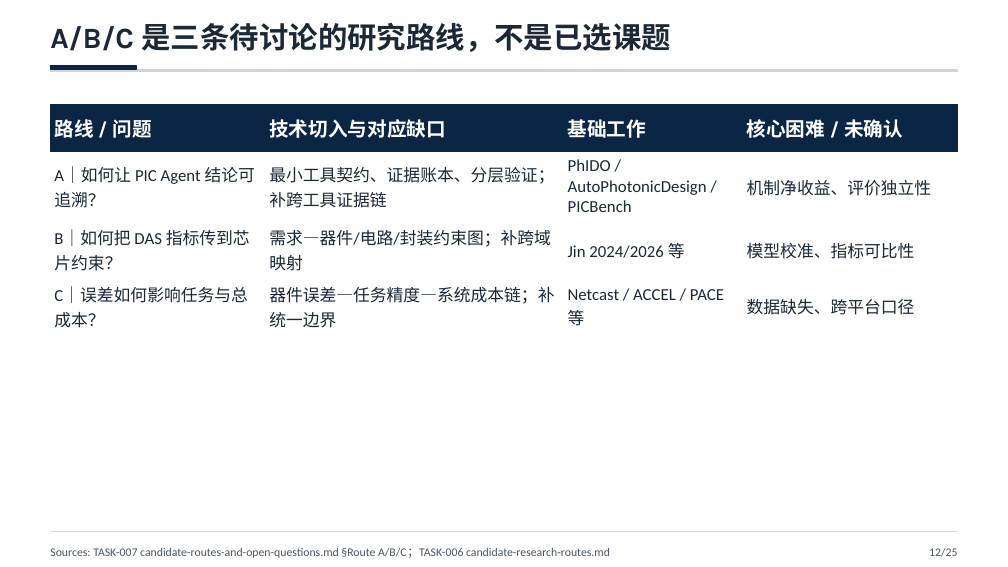
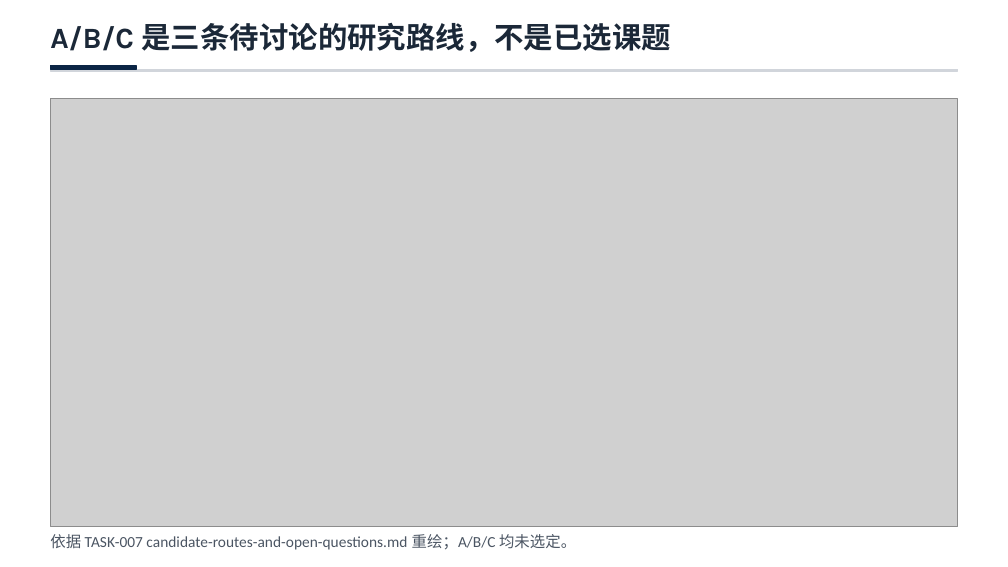
Before and after one commit to LlewynDavis/PIC_Harness_Research, a slide deck: slide 13 of presentations/task-008-group-meeting/TASK-008-组会调研优化版.pptx (slide 12 before the commit). Drawn at 1008x567 pixels with LibreOffice and Linux fonts; fonts in the diff are those of the drawing; grey boxes stand for pictures. Boxes give left, top, right and bottom in pixels: in the first picture for what was removed or moved away, otherwise in the second. Text is boxed around its words. In the diff, an @@ line names an element or a change of style, - is before the commit and + after.

Commit message:
docs: strengthen TASK-008 group meeting diagrams

```diff
--- a/presentations/task-008-group-meeting/TASK-008-组会调研优化版.pptx
+++ b/presentations/task-008-group-meeting/TASK-008-组会调研优化版.pptx
@@ table removed at bbox=[50, 104, 958, 332], 4 rows, 4 columns @@
-路线 / 问题 | 技术切入与对应缺口 | 基础工作 | 核心困难 / 未确认
-A｜如何让 PIC Agent 结论可追溯？ | 最小工具契约、证据账本、分层验证；补跨工具证据链 | PhIDO / AutoPhotonicDesign / PICBench | 机制净收益、评价独立性
-B｜如何把 DAS 指标传到芯片约束？ | 需求—器件/电路/封装约束图；补跨域映射 | Jin 2024/2026 等 | 模型校准、指标可比性
-C｜误差如何影响任务与总成本？ | 器件误差—任务精度—系统成本链；补统一边界 | Netcast / ACCEL / PACE 等 | 数据缺失、跨平台口径
@@ picture added at bbox=[50, 99, 958, 527] @@
@@ text at bbox=[50, 534, 576, 550]: text changed; size 8.4 to 11 pt @@
-Sources: TASK-007 candidate-routes-and-open-questions.md §Route A/B/C；TASK-006 candidate-research-routes.md
+依据 TASK-007 candidate-routes-and-open-questions.md 重绘；A/B/C 均未选定。
@@ rectangle removed at bbox=[50, 530, 958, 532] @@
@@ text removed at bbox=[929, 548, 957, 557] @@
-12/25
```
Also in this commit, not shown: 4 other slides changed, 8 slides added, 19 slides removed, 24 other files.
